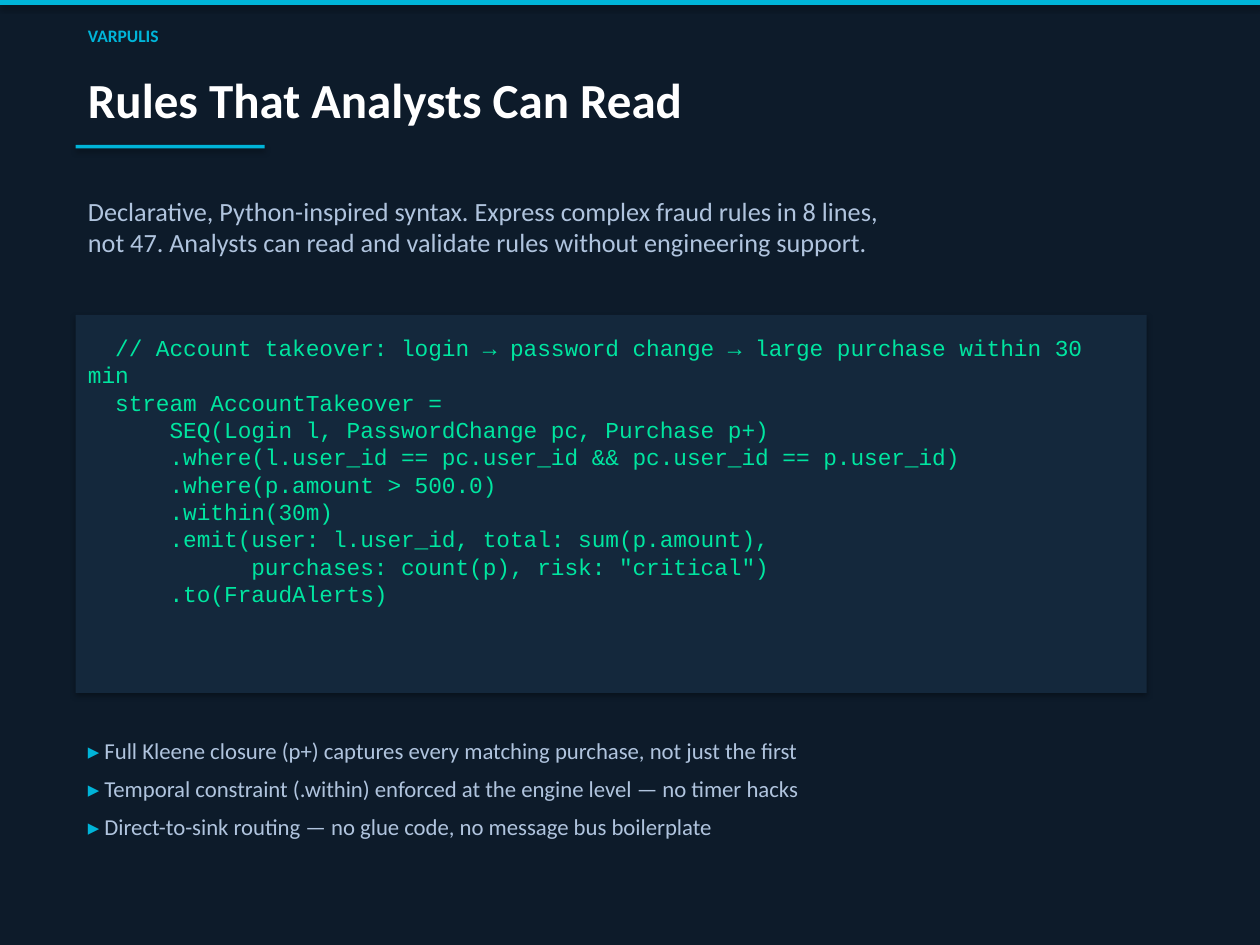
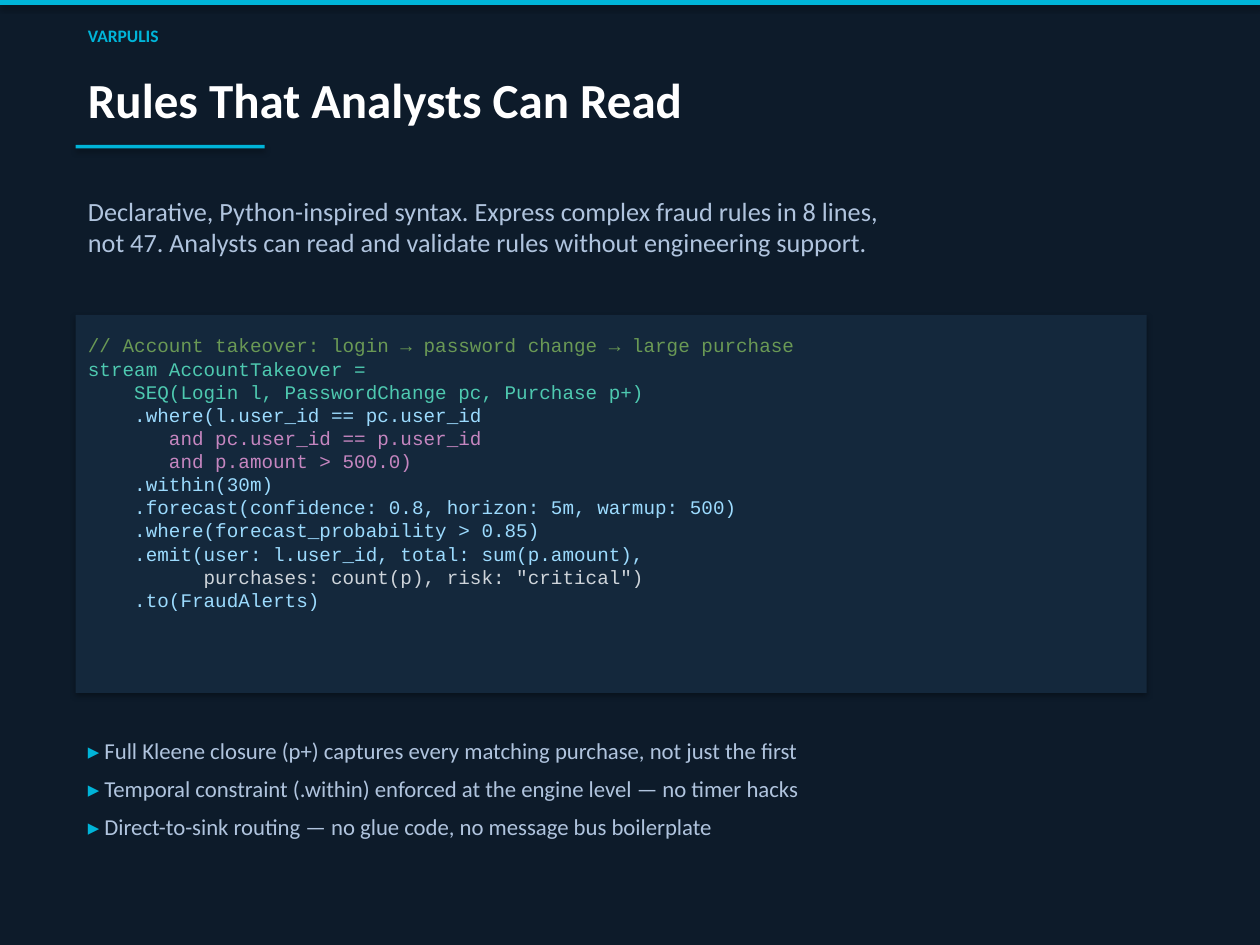
Before and after one commit to varpulis/varpulis, a slide deck: slide 7 of presentations/Varpulis_Financial_Services.pptx. Drawn at 1260x945 pixels with LibreOffice and Linux fonts; fonts in the diff are those of the drawing. Boxes give left, top, right and bottom in pixels: in the first picture for what was removed or moved away, otherwise in the second. Text is boxed around its words. In the diff, an @@ line names an element or a change of style, - is before the commit and + after.

```diff
--- a/presentations/Varpulis_Financial_Services.pptx
+++ b/presentations/Varpulis_Financial_Services.pptx
@@ text at (88,339,794,611): text changed; size 13 to 11 pt; text colour #00E5A0 to #9CDBFE @@
-// Account takeover: login → password change → large purchase within 30 min
-stream AccountTakeover =
-SEQ(Login l, PasswordChange pc, Purchase p+)
-.where(l.user_id == pc.user_id && pc.user_id == p.user_id)
-.where(p.amount > 500.0)
-.within(30m)
-.emit(user: l.user_id, total: sum(p.amount),
-purchases: count(p), risk: "critical")
-.to(FraudAlerts)
+// Account takeover: login → password change → large purchase
+stream AccountTakeover =
+SEQ(Login l, PasswordChange pc, Purchase p+)
+.where(l.user_id == pc.user_id
+and pc.user_id == p.user_id
+and p.amount > 500.0)
+.within(30m)
+.forecast(confidence: 0.8, horizon: 5m, warmup: 500)
+.where(forecast_probability > 0.85)
+.emit(user: l.user_id, total: sum(p.amount),
+purchases: count(p), risk: "critical")
+.to(FraudAlerts)
```
Also in this commit, not shown: 1 other slide changed, 2 slides added, 2 other files.
